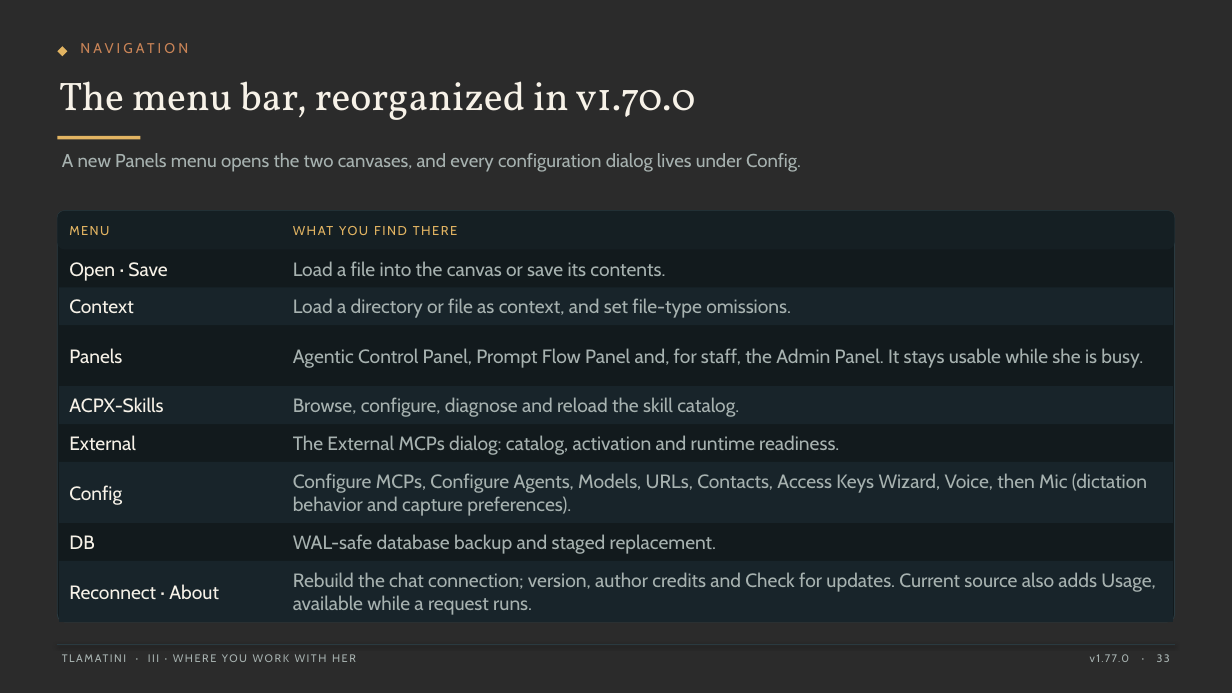
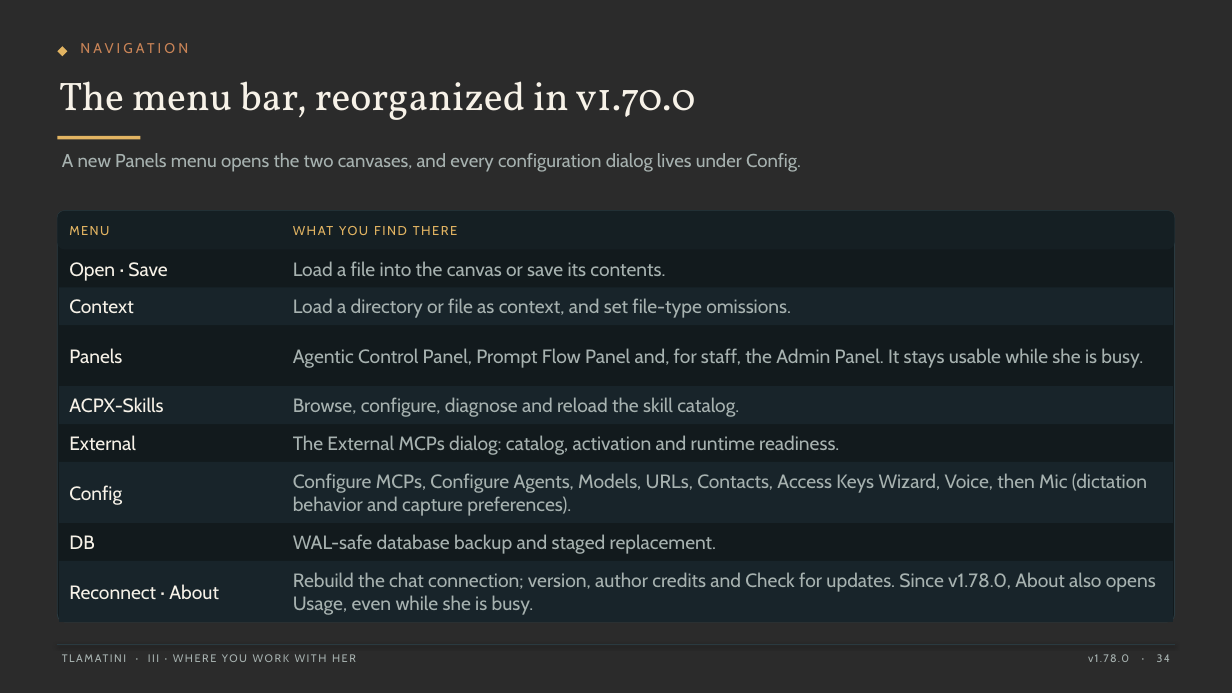
Before and after one commit to XAIHT/Tlamatini, a slide deck: slide 34 of Tlamatini_eXtended_Artificial_Intelligence_Humanly_Tempered.pptx (slide 33 before the commit). Drawn at 1232x693 pixels with LibreOffice and Linux fonts; fonts in the diff are those of the drawing; background and template pictures are left out; a plain dark background stands for a picture behind light text. Boxes give left, top, right and bottom in pixels: in the first picture for what was removed or moved away, otherwise in the second. Text is boxed around its words. In the diff, an @@ line names an element or a change of style, - is before the commit and + after.

```diff
--- a/Tlamatini_eXtended_Artificial_Intelligence_Humanly_Tempered.pptx
+++ b/Tlamatini_eXtended_Artificial_Intelligence_Humanly_Tempered.pptx
@@ text at (x1=293, y1=572, x2=1156, y2=615): text changed @@
-Rebuild the chat connection; version, author credits and Check for updates. Current source also adds Usage, available while a request runs.
+Rebuild the chat connection; version, author credits and Check for updates. Since v1.78.0, About also opens Usage, even while she is busy.
@@ text at (x1=1088, y1=654, x2=1170, y2=662): text changed @@
-v1.77.0 · 33
+v1.78.0 · 34
```
Also in this commit, not shown: 152 other slides changed, 3 slides added, 2 other files.
